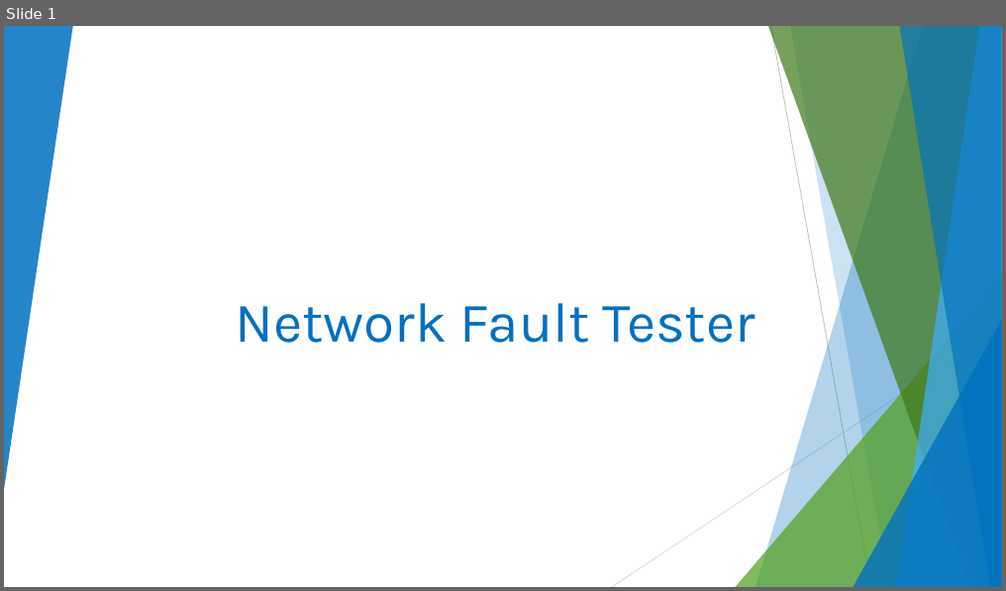
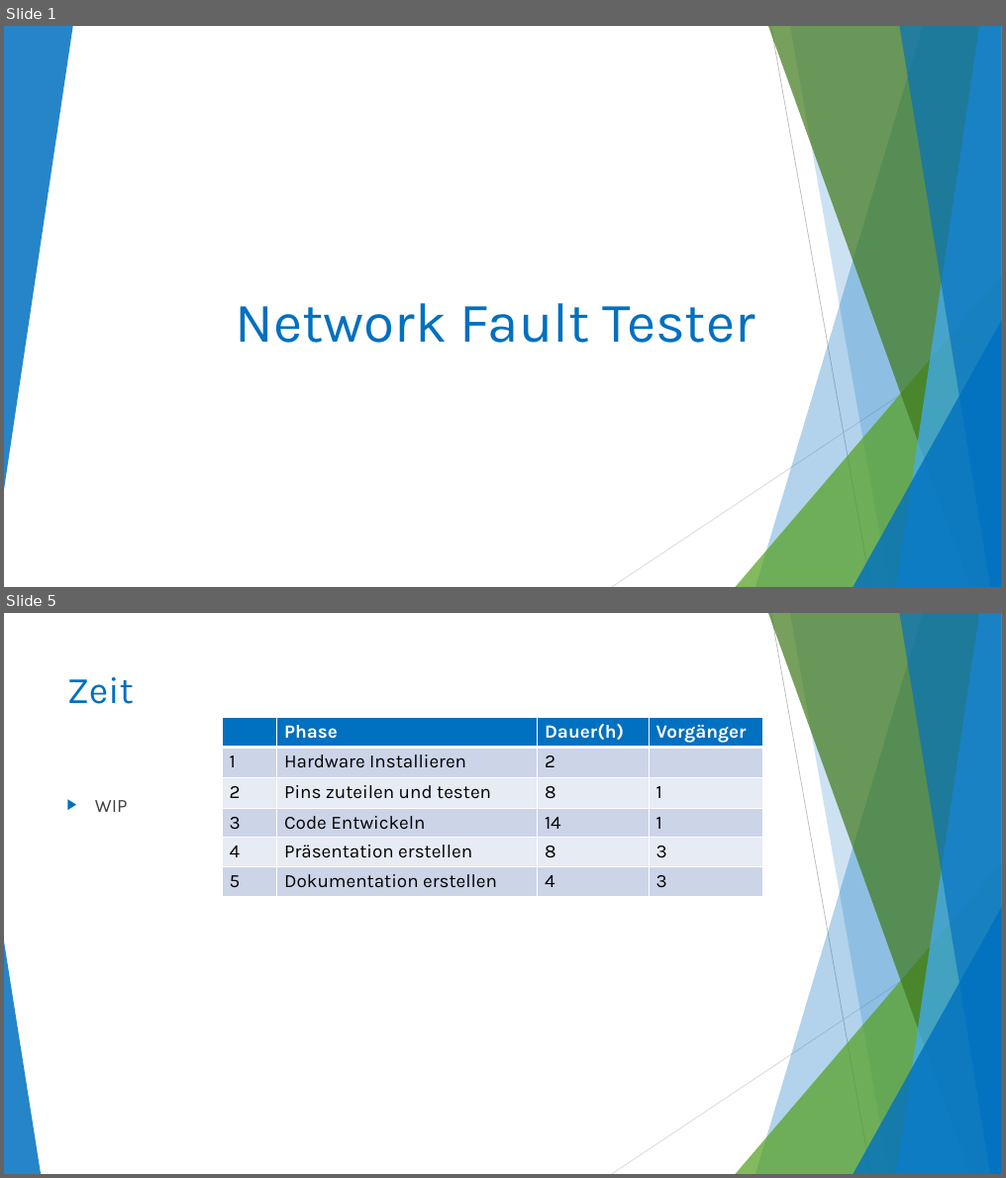
Before and after one commit to dariorthan/ESP32_NetworkFaultTester, a slide deck: CodeDoku/NetworkFaultTester_CodeOverview.pptx. Shown one above the other, each under a label of ours: slide 1 before the commit, slides 1 and 5 after it; the slides between them are not shown. The pictures are 1006x591 and 1006x1178 pixels, drawn with LibreOffice and Linux fonts; fonts in the diff are those of the drawing. Boxes give left, top, right and bottom in pixels: in the first picture for what was removed or moved away, otherwise in the second. Text is boxed around its words. In the diff, an @@ line names an element or a change of style, - is before the commit and + after.

```diff
--- a/CodeDoku/NetworkFaultTester_CodeOverview.pptx
+++ b/CodeDoku/NetworkFaultTester_CodeOverview.pptx
@@ slide 5 added at [4,613,1002,1174], background #FFFFFF; not listed: 9 template elements that a slide beside it also shows @@
@@ title added at [67,677,134,704], 36 pt, text #0070C0 @@
+Zeit
@@ table added at [222,717,763,898], 6 rows, 4 columns @@
+ | Phase | Dauer(h) | Vorgänger
+1 | Hardware Installieren | 2 | 
+2 | Pins zuteilen und testen | 8 | 1
+3 | Code Entwickeln | 14 | 1
+4 | Präsentation erstellen | 8 | 3
+5 | Dokumentation erstellen | 4 | 3
@@ text added at [95,800,128,812], 18 pt, text #404040 @@
+▶ WIP
@@ triangle added at [4,942,41,1174], fill #0070C0 at 85% opacity @@
```
Also in this commit, not shown: 8 slides changed, 2 other slides added, 1 slide removed.
